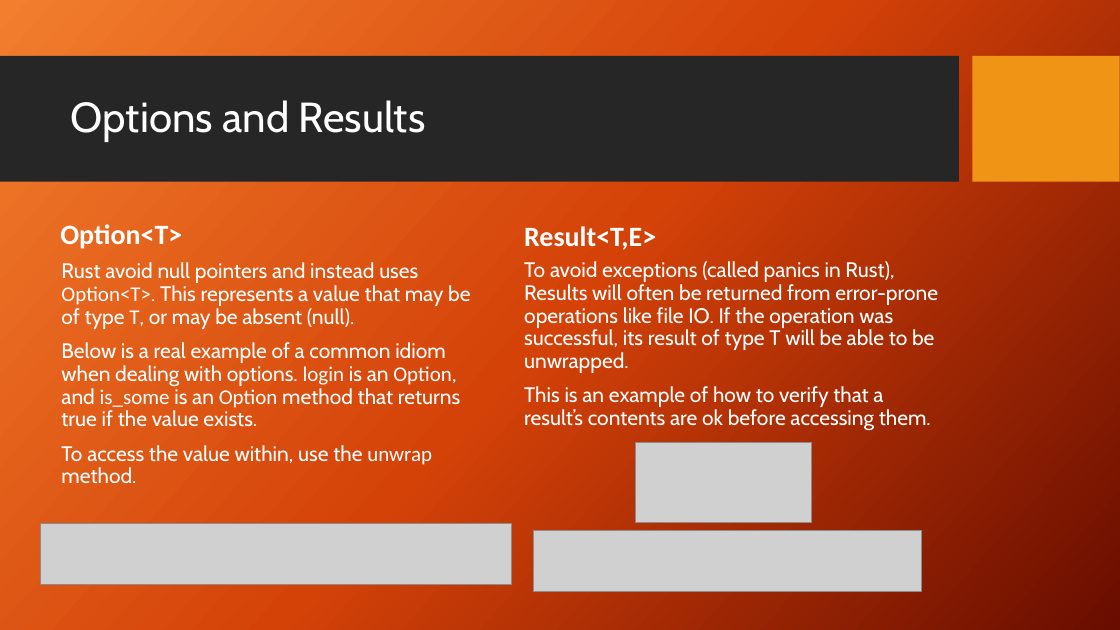
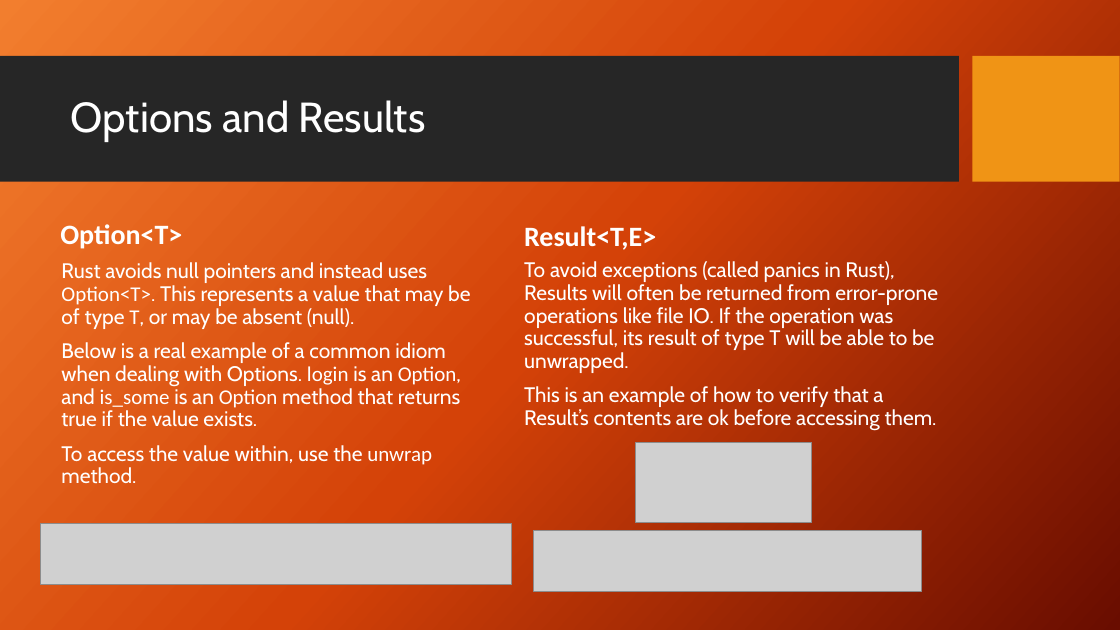
Before and after one commit to DaniloHP/csc372project1, a slide deck: slide 22 of Rust.pptx. Drawn at 1120x630 pixels with LibreOffice and Linux fonts; fonts in the diff are those of the drawing; grey boxes stand for pictures; background and template pictures are left out. Boxes give left, top, right and bottom in pixels: in the first picture for what was removed or moved away, otherwise in the second. Text is boxed around its words. In the diff, an @@ line names an element or a change of style, - is before the commit and + after.

Commit message:
powerpoint updated

```diff
--- a/Rust.pptx
+++ b/Rust.pptx
@@ text at [61, 262, 470, 427]: text changed @@
-Rust avoid null pointers and instead uses Option<T>. This represents a value that may be of type T, or may be absent (null).
-Below is a real example of a common idiom when dealing with options. login is an Option, and is_some is an Option method that returns true if the value exists.
+Rust avoids null pointers and instead uses Option<T>. This represents a value that may be of type T, or may be absent (null).
+Below is a real example of a common idiom when dealing with Options. login is an Option, and is_some is an Option method that returns true if the value exists.
@@ text at [524, 386, 937, 431]: text changed @@
-This is an example of how to verify that a result’s contents are ok before accessing them.
+This is an example of how to verify that a Result’s contents are ok before accessing them.
```
Also in this commit, not shown: 8 other slides changed, 1 slide added.
